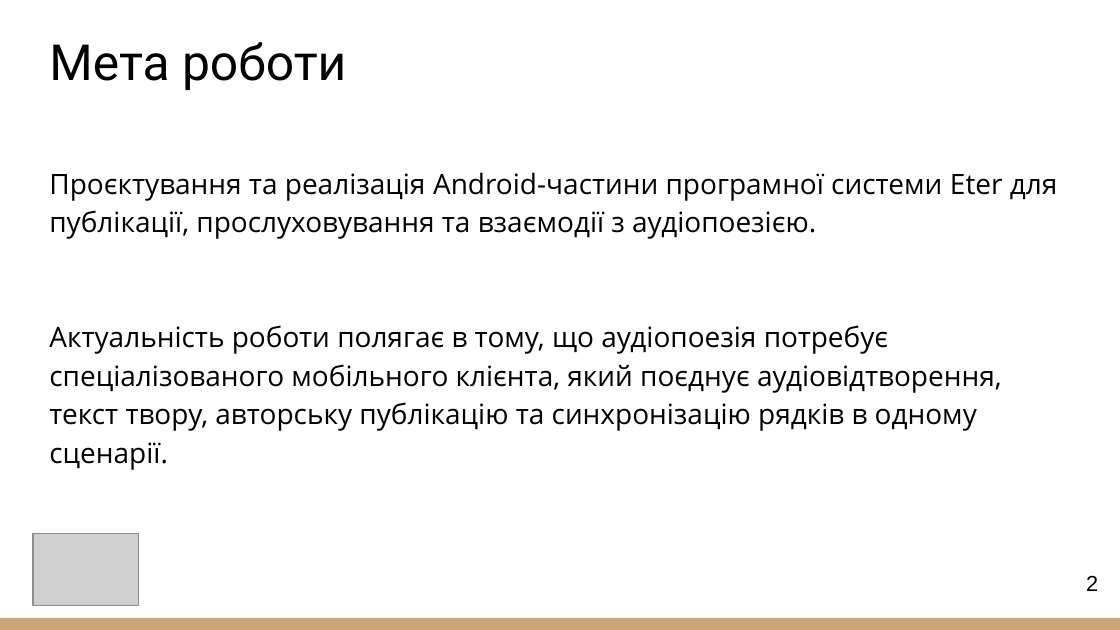
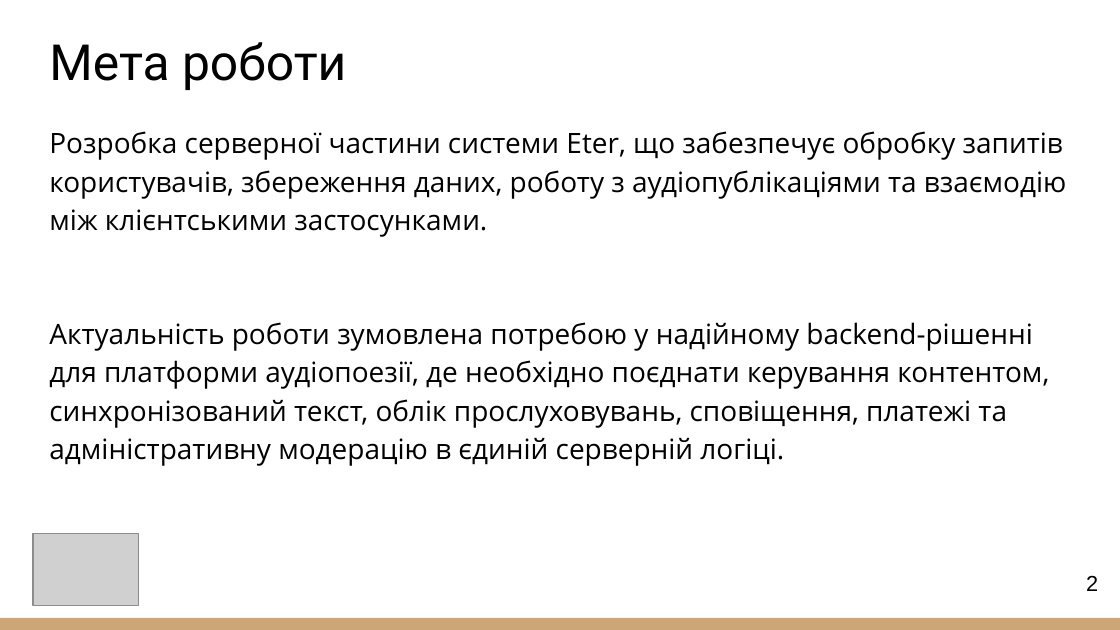
Before and after one commit to NureBielikYehor/2026-B-KKP-PZPI-23-6-Bielik-Y-V, a slide deck: slide 2 of 2026_Б_ККП_ПЗПІ-23-6_Бєлік_Є_В/2026_Б_ККП_ПЗПІ-23-6_Бєлік_Є_В.pptx. Drawn at 1120x630 pixels with LibreOffice and Linux fonts; fonts in the diff are those of the drawing; grey boxes stand for pictures. Boxes give left, top, right and bottom in pixels: in the first picture for what was removed or moved away, otherwise in the second. Text is boxed around its words. In the diff, an @@ line names an element or a change of style, - is before the commit and + after.

Commit message:
fix: presentation

```diff
--- a/2026_Б_ККП_ПЗПІ-23-6_Бєлік_Є_В/2026_Б_ККП_ПЗПІ-23-6_Бєлік_Є_В.pptx
+++ b/2026_Б_ККП_ПЗПІ-23-6_Бєлік_Є_В/2026_Б_ККП_ПЗПІ-23-6_Бєлік_Є_В.pptx
@@ text at (x1=49, y1=131, x2=1066, y2=466): text changed @@
-Проєктування та реалізація Android-частини програмної системи Eter для публікації, прослуховування та взаємодії з аудіопоезією.
-Актуальність роботи полягає в тому, що аудіопоезія потребує спеціалізованого мобільного клієнта, який поєднує аудіовідтворення, текст твору, авторську публікацію та синхронізацію рядків в одному сценарії.
+Розробка серверної частини системи Eter, що забезпечує обробку запитів користувачів, збереження даних, роботу з аудіопублікаціями та взаємодію між клієнтськими застосунками.
+Актуальність роботи зумовлена потребою у надійному backend-рішенні для платформи аудіопоезії, де необхідно поєднати керування контентом, синхронізований текст, облік прослуховувань, сповіщення, платежі та адміністративну модерацію в єдиній серверній логіці.
```
